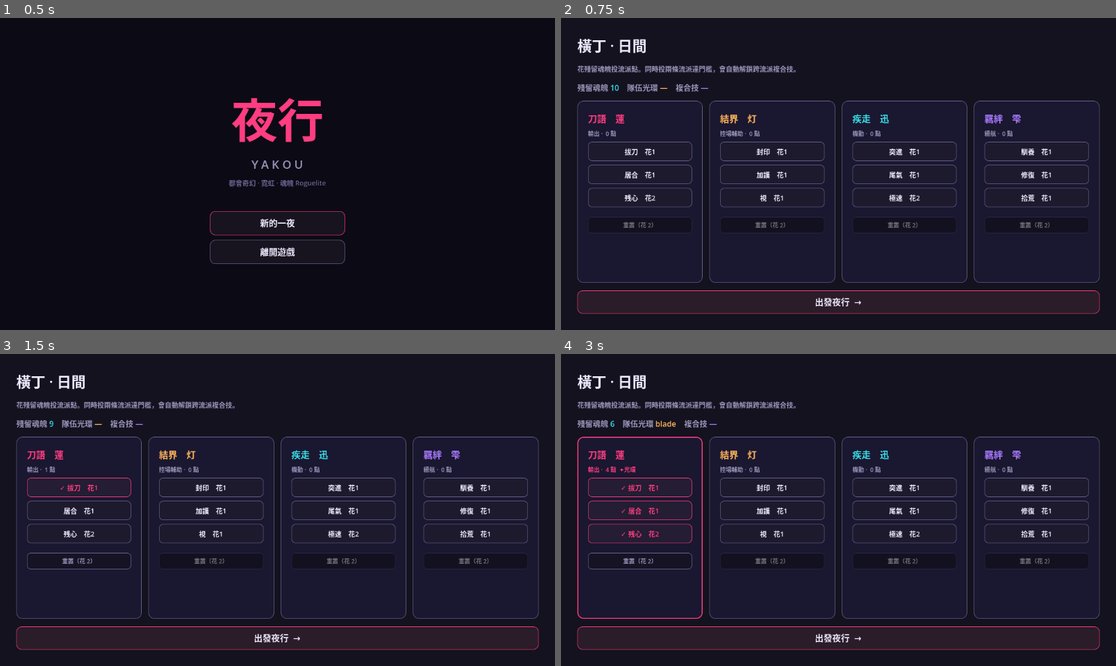
Above: before the commit, frames 1-4 (two rows, left to right).
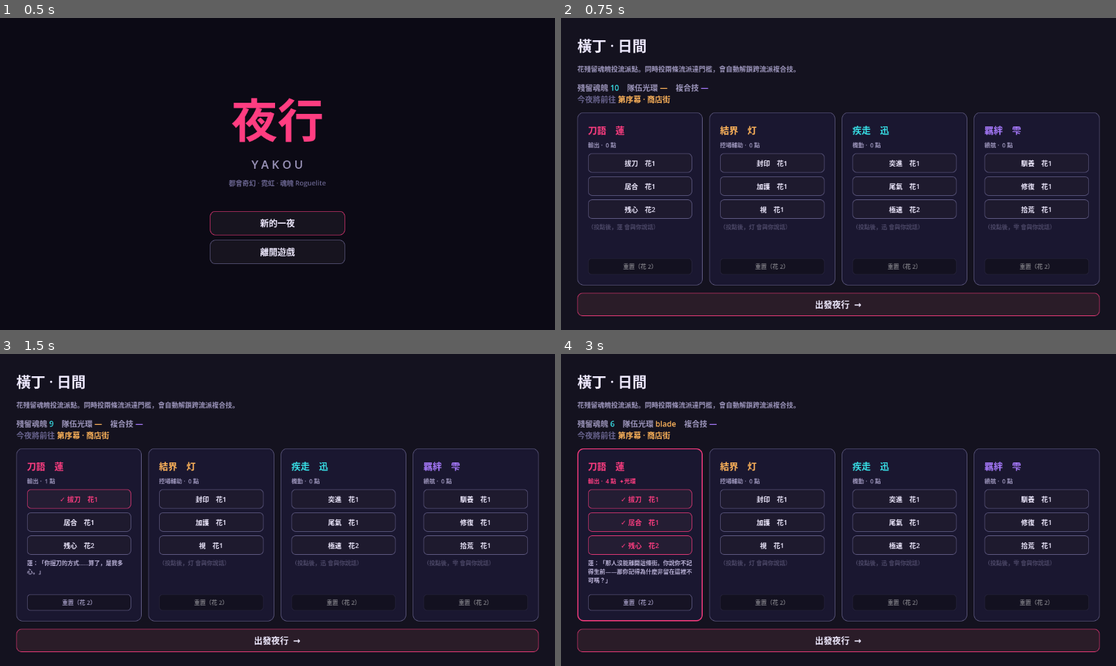
Above: after the commit, the same moments.

Repository: Tony9042/yakou_game
Game: Godot game, scene res://title.tscn
Two runs of this game, one before a commit and one after it. Both use one fixed random seed, a clock stepped at 60 frames per second and the inputs below.
Inputs:
- Up to frame 1 (0.5 s): no input
- Up to frame 2 (0.75 s): click "新的一夜" at 0.5 s
- Up to frame 3 (1.5 s): click "拔刀 花1" at 1.25 s
- Up to frame 4 (3 s): click "居合 花1" at 2 s; click "残心 花2" at 2.75 s

Frame 1 is identical in both runs. In frame 2, 8.2% of the frame differs, in the area x 2-98%, y 24-96%; in frame 3, 8.5%; in frame 4, 9.1%.

Commit message:
敘事進遊戲：五幕街區倒數、守夜人三層揭示、目擊碎片、導師對話、三結局
新增 systems/story_system.gd（autoload）實作企劃第5章：
- §5.4 五幕＝拆除中的街區，每存活一夜推進一幕，各有進場／收場文字
- §5.2 守夜人三層揭示：無身之魂 → 與街同命 → 遺願反轉
- §5.0 目擊碎片 9 則，依幕次解鎖、看過不重複
- §5.5 導師對話：投該流派愈深，導師透露愈多守夜人的過去（四人皆其生前收留者）
- §5.6 三結局：依收容／鎮壓傾向決定 持有／放手／承接

整合：
- night_map 顯示幕次進場文字、目擊改用故事碎片、終幕 Boss 專屬敘述
- 黎明結算推進幕次並顯示揭示，終幕揭曉結局
- hall 顯示主線進度與各流派導師台詞
- SaveSystem 持久化幕次、已見碎片、結局傾向

實機驗證：幕次推進、導師逐層變化、五夜通關看到結局，皆正常。

Co-Authored-By: Claude Opus 4.8 <noreply@anthropic.com>

Diff:
--- a/hall.gd
+++ b/hall.gd
@@ -100,6 +100,11 @@
 	var line := "[color=#9c95bb]殘留魂魄[/color] [color=#38e1e8]%d[/color]    [color=#9c95bb]隊伍光環[/color] [color=#ffb45a]%s[/color]    [color=#9c95bb]複合技[/color] [color=#a97bff]%s[/color]" % [
 		SoulSystem.residual_souls, aura_txt, comp_txt
 	]
+	# 主線進度（§5.4）
+	if StorySystem.finished:
+		line += "\n[color=#6a6590]主線[/color] [color=#38e1e8]已走完全部街區 · 結局：%s[/color]" % StorySystem.ending().name
+	else:
+		line += "\n[color=#6a6590]今夜將前往[/color] [color=#ffb45a]%s[/color]" % StorySystem.act_title()
 	if _event != "":
 		line += "\n[color=#ff3d81]%s[/color]" % _event
 	_status.text = line
@@ -147,6 +152,20 @@
 	for node_name in nodes:
 		var nd: Dictionary = nodes[node_name]
 		v.add_child(_make_node_button(sid, node_name, nd, accent))
+
+	# 導師對話（§5.5）：投該流派愈深，導師透露愈多守夜人的過去
+	var quote := RichTextLabel.new()
+	quote.bbcode_enabled = true
+	quote.fit_content = true
+	quote.scroll_active = false
+	quote.add_theme_font_size_override("normal_font_size", 12)
+	quote.custom_minimum_size = Vector2(0, 54)
+	var line: String = StorySystem.mentor_line(sid)
+	if line == "":
+		quote.text = "[color=#4b4766]（投點後，%s 會與你說話）[/color]" % meta.mentor
+	else:
+		quote.text = "[color=#b9b1d6]%s[/color]" % line
+	v.add_child(quote)
 
 	# 重置
 	var sp := Control.new()
--- a/night_map.gd
+++ b/night_map.gd
@@ -48,8 +48,10 @@
 	_night_hp = 100
 	RunManager.generate_night()          # 隨機種子＋隨機依代
 	_log_clear()
-	_log("[color=#ffb45a]— 橫丁 · 黃昏 —[/color]")
-	_log("魂附上了「[color=#a97bff]%s[/color]」。今夜的路線已在眼前。" % RunManager.current_vessel)
+	var a := StorySystem.current_act()
+	_log("[color=#ffb45a]— %s —[/color]" % StorySystem.act_title())
+	_log("[color=#c9c1e6]%s[/color]" % a.intro)
+	_log("\n魂附上了「[color=#a97bff]%s[/color]」。今夜的路線已在眼前。" % RunManager.current_vessel)
 	_refresh_nodes()
 	_refresh_status()
 	_set_actions([["出發夜行", _advance, ROSE]])
@@ -80,11 +82,15 @@
 			acts.append(["離開黑市", _advance, MUTED])
 			_set_actions(acts)
 		RunManager.NodeType.SIGHTING:
-			_log("\n[color=#ffb45a]▶ 目擊[/color]：%s" % SIGHTING_LINES[randi() % SIGHTING_LINES.size()])
+			_log("\n[color=#ffb45a]▶ 目擊[/color]：%s" % StorySystem.next_sighting())
 			_set_actions([["繼續前行", _advance, AMBER]])
 		RunManager.NodeType.BOSS:
 			_pending = {"id": "「拆」之魂", "q": 4}
-			_log("\n[color=#ff3d81]☠ 深夜案件[/color]：抹除一切的「拆」之魂現身了。")
+			if StorySystem.is_final_act():
+				_log("\n[color=#ff3d81]☠ 深夜案件[/color]：由拆除令與遺忘凝成的「拆」之魂，擋在天台盡頭。")
+				_log("[color=#9c95bb]抹除，是溫柔收容的完全反面——牠是你的鏡像。[/color]")
+			else:
+				_log("\n[color=#ff3d81]☠ 深夜案件[/color]：抹除一切的「拆」之魂現身了。")
 			_set_actions([["決戰", _start_combat.bind(t), ROSE]])
 
 
@@ -144,6 +150,7 @@
 
 func _on_suppress() -> void:
 	SoulSystem.suppress_soul(_pending.id, {})
+	StorySystem.record_choice(false)
 	_log("你[color=#ff3d81]鎮壓[/color]了「%s」，化為本輪戰鬥增益。" % _pending.id)
 	_after_action()
 
@@ -151,6 +158,7 @@
 func _on_contain() -> void:
 	var ok: bool = SoulSystem.contain_soul(_pending.id, _pending.q)
 	if ok:
+		StorySystem.record_choice(true)
 		_log("你[color=#38e1e8]收容[/color]了「%s」，納入魂魄囊。" % _pending.id)
 	else:
 		_log("[color=#ff6b6b]魂魄囊已滿（%d/%d），收容失敗！[/color]" % [SoulSystem.satchel.size(), SoulSystem.MAX_SATCHEL_CAPACITY])
@@ -171,6 +179,23 @@
 	_log("\n[color=#ffb45a]— %s —[/color]" % head)
 	_log("本夜收容轉為殘留魂魄 [color=#38e1e8]+%d[/color]（已保留供橫丁養成）。" % gained)
 	_log("[color=#9c95bb]魂魄囊已結算清空；殘留魂魄與流派永久保留。[/color]")
+
+	if success:
+		var was_final := StorySystem.is_final_act()
+		_log("\n[color=#c9c1e6]%s[/color]" % StorySystem.current_act().outro)
+		var reveal := StorySystem.advance_act()      # 推進幕次，回傳本次揭示
+		if reveal != "":
+			_log("\n[color=#ffb45a]%s[/color]" % reveal)
+		if was_final:
+			var e := StorySystem.ending()
+			_log("\n[color=#38e1e8]— 結局：%s —[/color]" % e.name)
+			_log("[color=#c9c1e6]%s[/color]" % e.text)
+		else:
+			_log("\n[color=#6a6590]下一夜：%s[/color]" % StorySystem.act_title())
+	else:
+		_log("[color=#6a6590]這一夜沒能走完，街區的拆除仍在繼續。[/color]")
+
+	SaveSystem.save_game()          # 幕次／結局傾向也要存
 	_set_actions([["返回橫丁", _return_to_hall, VIOLET]])
 
 
--- a/project.godot
+++ b/project.godot
@@ -27,6 +27,7 @@
 RunManager="*res://systems/run_manager.gd"
 StreamerHooks="*res://systems/streamer_hooks.gd"
 SaveSystem="*res://systems/save_system.gd"
+StorySystem="*res://systems/story_system.gd"
 
 [rendering]
 
--- a/systems/save_system.gd
+++ b/systems/save_system.gd
@@ -22,6 +22,13 @@
 		"residual_souls": SoulSystem.residual_souls,
 		"talents": talents,
 		"composites": TalentSystem.unlocked_composites(),
+		"story": {
+			"act": StorySystem.act,
+			"seen_sightings": StorySystem.seen_sightings,
+			"contained_total": StorySystem.contained_total,
+			"suppressed_total": StorySystem.suppressed_total,
+			"finished": StorySystem.finished,
+		},
 	}
 	var f := FileAccess.open(SAVE_PATH, FileAccess.WRITE)
 	if f:
@@ -58,6 +65,18 @@
 		for cid in comps:
 			if TalentSystem.composite_skills.has(cid):
 				TalentSystem.composite_skills[cid]["unlocked"] = true
+
+	var story: Variant = data.get("story", {})
+	if typeof(story) == TYPE_DICTIONARY:
+		StorySystem.act = int(story.get("act", 0))
+		StorySystem.contained_total = int(story.get("contained_total", 0))
+		StorySystem.suppressed_total = int(story.get("suppressed_total", 0))
+		StorySystem.finished = bool(story.get("finished", false))
+		var seen: Variant = story.get("seen_sightings", [])
+		if typeof(seen) == TYPE_ARRAY:
+			StorySystem.seen_sightings = []
+			for v in seen:
+				StorySystem.seen_sightings.append(int(v))
 	return true
 
 
@@ -70,6 +89,7 @@
 func _reset() -> void:
 	SoulSystem.satchel.clear()
 	SoulSystem.residual_souls = 0
+	StorySystem.reset()
 	for sid in TalentSystem.nodes:
 		for node_name in TalentSystem.nodes[sid]:
 			TalentSystem.nodes[sid][node_name]["unlocked"] = false
--- /dev/null
+++ b/systems/story_system.gd
@@ -0,0 +1,189 @@
+extends Node
+## StorySystem — autoload 單例。
+## 對應企劃《第5章 敘事結構》：幕次推進（§5.4）、目擊碎片（§5.0-1）、
+## 導師對話（§5.5）、守夜人三層揭示（§5.2）、結局傾向（§5.6）。
+
+## 幕＝正被拆除的街區。每存活一夜推進一幕，形成「城正一塊塊消失」的倒數。
+const ACTS := [
+	{
+		"label": "序", "zone": "商店街",
+		"intro": "第一塊街區已經圍起施工圍籬。鐵皮上噴著紅色的「拆」。\n你在黃昏醒來，不記得自己是誰，只知道今夜還有誰沒被帶回家。",
+		"outro": "商店街的招牌一盞盞熄了。你伸手想扶住牆，指尖卻穿了過去。",
+	},
+	{
+		"label": "一", "zone": "高架橋下",
+		"intro": "怪手開進了高架橋下。橋墩的陰影裡，蜷著不肯走的東西。",
+		"outro": "有人在橋下叫住你，話到嘴邊又嚥了回去——那眼神像是認錯了人，又像是沒認錯。",
+	},
+	{
+		"label": "二", "zone": "地下道",
+		"intro": "地下道封閉在即。牆上的塗鴉是孩童的身高刻痕，最後一道停在三年前。",
+		"outro": "街區又少了一塊。你發現自己也淡了一分——你與這條街，是同一條命。",
+	},
+	{
+		"label": "三", "zone": "廢棄公寓",
+		"intro": "廢棄公寓今夜清空。開發者站在門口等你，手裡沒有武器，只有一紙公文。",
+		"outro": "「你不能永遠收容過去。」他說得沒有錯，這才是最難受的地方。",
+	},
+	{
+		"label": "終", "zone": "頂樓天台 · 橫丁核心",
+		"intro": "只剩最後一塊了。頂樓天台上，由拆除令與遺忘凝成的「拆」之魂，正等著你。",
+		"outro": "抹除與收容，在天台上照見了彼此。",
+	},
+]
+
+## 守夜人三層揭示（§5.2），於指定幕結束時觸發。
+const REVEALS := {
+	0: "【無身之魂】你借的是遺棄之物的軀殼。魂沒有形體，卻仍會痛。\n——我到底是什麼？",
+	2: "【與街同命】街被拆去一塊，你就虛弱一分。你離不開這裡，因為你本就屬於這裡。\n——我為何離不開這條街？",
+	4: "【守夜人的遺願】你想起來了。\n生前你是這片橫丁的守夜人——徹夜修補舊物、收留流浪的人與物。\n正因這份溫柔，街上的東西才活得夠久，善良地化為付喪神。\n改造令下的那夜，你不肯離開，殞落在第一塊被拆的街區。\n未竟的執念化為這縷夜行之魂：「我還沒把大家都帶回家。」",
+}
+
+## 目擊碎片。act_min＝需推進到第幾幕才會出現。
+const SIGHTINGS := [
+	{"act_min": 0, "text": "捲門上噴著紅色的「拆」字。你看著它，胸口莫名發疼。"},
+	{"act_min": 0, "text": "一隻提灯付喪神縮在拆除告示牌後。牠不兇，只是不想被撕下來。"},
+	{"act_min": 0, "text": "自販機還亮著，投幣口塞著一張紙條：「謝謝你一直亮著。」"},
+	{"act_min": 1, "text": "騎樓下的貓碗積了水。有人每天換水，換到某一天就停了。"},
+	{"act_min": 1, "text": "傘架上還插著一把破傘。傘骨斷了三根，卻被人細心纏上了膠帶。"},
+	{"act_min": 2, "text": "你想扶住牆，指尖穿了過去。你想起自己沒有身體——這件事每次想起都像第一次。"},
+	{"act_min": 2, "text": "一隻付喪神跟了你半條街，最後停在自己原本待的騎樓下，不肯再走。"},
+	{"act_min": 3, "text": "廢棄公寓的信箱裡有封沒寄出的信，收件人欄寫著一個你說不出口的名字。"},
+	{"act_min": 3, "text": "牆角堆著修理工具，握柄被磨得發亮。你的手比你先認得它們。"},
+]
+
+## 導師對話（§5.5）：投該流派點數達門檻逐層解鎖。
+## 四位導師都是守夜人生前收留、教養的人——他們比主角更早認出你是誰。
+const MENTOR_LINES := {
+	"blade": [
+		"蓮：「你握刀的方式……算了，是我多心。」",
+		"蓮：「以前有個人，總在打烊後替整條街修門鎖。他也是這樣，出手前先沉默三秒。」",
+		"蓮：「那人沒能離開這條街。你說你不記得生前——那你記得為什麼非留在這裡不可嗎？」",
+	],
+	"ward": [
+		"灯：「你身上有這條街的氣味。不是氣味，是……牽掛。」",
+		"灯：「我學的是安撫而非消滅。是有人教的，他說『牠們只是太久沒被溫柔對待』。」",
+		"灯：「我替他做過一場沒有遺體的法事。那一夜，第一個街區被拆了。」",
+	],
+	"rider": [
+		"迅：「跑這麼快幹嘛，這條街又不會跑掉。……抱歉，我說錯話了。」",
+		"迅：「我本來是逃出來的小孩。有人沒問我從哪來，就先給了我一碗熱的。」",
+		"迅：「我一直在跑，是不敢停下來看這條街變成什麼樣。你呢？你為什麼不走？」",
+	],
+	"support": [
+		"雫：「你撿東西的手勢……很像我認識的一個人。」",
+		"雫：「他教我，壞掉的東西不是垃圾，是還沒被好好對待。這條街的付喪神，多半是他養出來的。」",
+		"雫：「守夜人。大家都這麼叫他。他最後說的是——『我還沒把大家都帶回家』。」",
+	],
+}
+
+## 導師對話的投點門檻（各流派最高可投 3～4 點）。
+const MENTOR_TIERS := [1, 2, 3]
+
+var act := 0                      # 目前幕次（0..4）
+var seen_sightings: Array = []    # 已看過的目擊碎片索引
+var contained_total := 0          # 收容累計（結局傾向，§5.6）
+var suppressed_total := 0         # 鎮壓累計
+var finished := false             # 是否已走完終幕
+
+signal act_advanced(new_act: int)
+signal reveal_shown(text: String)
+
+
+func current_act() -> Dictionary:
+	return ACTS[clampi(act, 0, ACTS.size() - 1)]
+
+
+func act_title() -> String:
+	var a := current_act()
+	return "第%s幕 · %s" % [a.label, a.zone]
+
+
+func is_final_act() -> bool:
+	return act >= ACTS.size() - 1
+
+
+## 抽一則尚未看過的目擊碎片；若當前幕的都看完了則允許重複。
+func next_sighting() -> String:
+	var pool: Array = []
+	for i in SIGHTINGS.size():
+		if SIGHTINGS[i].act_min <= act and not seen_sightings.has(i):
+			pool.append(i)
+	if pool.is_empty():
+		for i in SIGHTINGS.size():
+			if SIGHTINGS[i].act_min <= act:
+				pool.append(i)
+		if pool.is_empty():
+			return SIGHTINGS[0].text
+	var pick: int = pool[randi() % pool.size()]
+	if not seen_sightings.has(pick):
+		seen_sightings.append(pick)
+	return SIGHTINGS[pick].text
+
+
+## 存活一夜後推進幕次。回傳本次要顯示的揭示文字（沒有則為空字串）。
+func advance_act() -> String:
+	var reveal: String = REVEALS.get(act, "")
+	if is_final_act():
+		finished = true
+	else:
+		act += 1
+		act_advanced.emit(act)
+	if reveal != "":
+		reveal_shown.emit(reveal)
+	return reveal
+
+
+func record_choice(is_contain: bool) -> void:
+	if is_contain:
+		contained_total += 1
+	else:
+		suppressed_total += 1
+
+
+## 結局傾向（§5.6）：持有／放手／承接。
+func ending() -> Dictionary:
+	var total := contained_total + suppressed_total
+	if total == 0:
+		return {"name": "承接", "text": "你既未緊握，也未鬆手——這條街的故事還沒寫完。"}
+	var ratio := float(contained_total) / float(total)
+	if ratio >= 0.65:
+		return {
+			"name": "持有",
+			"text": "你把一切都留下了。街區被記憶凍結，付喪神都有了歸處——\n只是這縷魂再也散不去，也無法安息。溫柔，而且悲傷。",
+		}
+	if ratio <= 0.35:
+		return {
+			"name": "放手",
+			"text": "你讓該結束的結束。執念被鄭重送走，魂終於得以安息——\n街變了樣，但記憶被好好記住了。釋然，帶著一點惆悵。",
+		}
+	return {
+		"name": "承接",
+		"text": "你既不凍結，也不抹除。你帶著物與人的依附，一起遷向新的城——\n守夜人的溫柔，在別處繼續亮著。這是最難走的第三條路。",
+	}
+
+
+## 已解鎖的導師對話層數（0～3），依該流派投點決定。
+func mentor_tier(school_id: String) -> int:
+	var pts: int = TalentSystem.points_in(school_id)
+	var tier := 0
+	for i in MENTOR_TIERS.size():
+		if pts >= MENTOR_TIERS[i]:
+			tier = i + 1
+	return tier
+
+
+## 該流派目前可顯示的導師台詞（未投點則為空字串）。
+func mentor_line(school_id: String) -> String:
+	var tier := mentor_tier(school_id)
+	if tier <= 0:
+		return ""
+	return MENTOR_LINES[school_id][tier - 1]
+
+
+func reset() -> void:
+	act = 0
+	seen_sightings = []
+	contained_total = 0
+	suppressed_total = 0
+	finished = false
Not shown, added: systems/story_system.gd.uid
